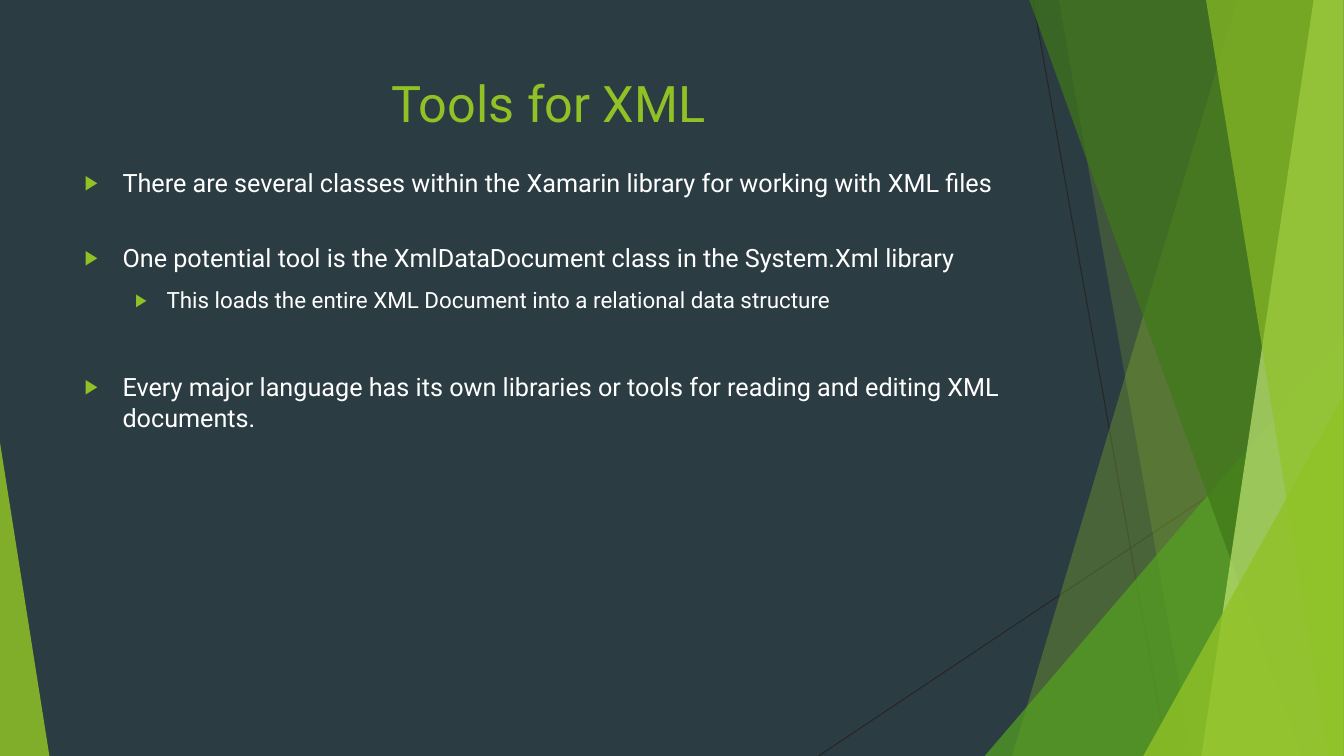
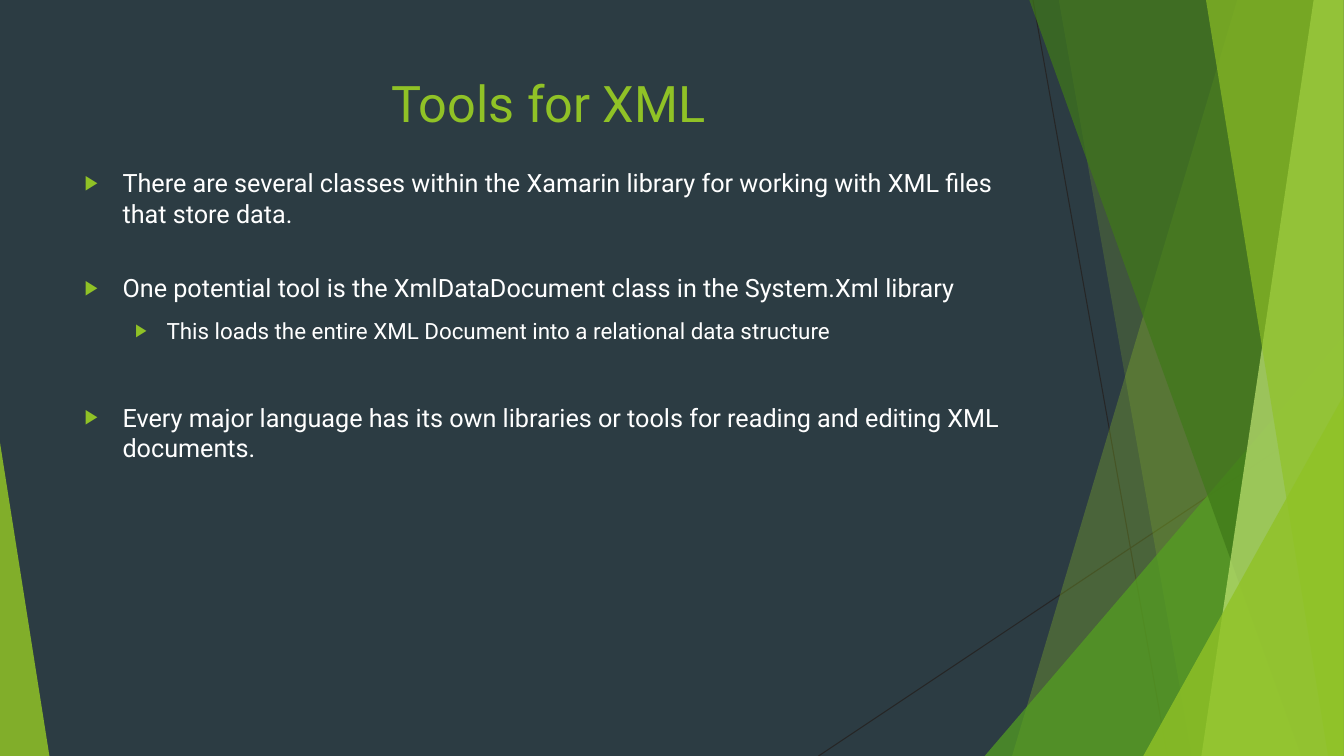
Before and after one commit to Sylvia-Olliff/XML-class, a slide deck: slide 17 of XML for Android.pptx (slide 11 before the commit). Drawn at 1344x756 pixels with LibreOffice and Linux fonts; fonts in the diff are those of the drawing. Boxes give left, top, right and bottom in pixels: in the first picture for what was removed or moved away, otherwise in the second. Text is boxed around its words. In the diff, an @@ line names an element or a change of style, - is before the commit and + after.

```diff
--- a/XML for Android.pptx
+++ b/XML for Android.pptx
@@ text at [123,173,991,224]: text changed @@
-▶ There are several classes within the Xamarin library for working with XML files
+▶ There are several classes within the Xamarin library for working with XML files that store data.
```
Also in this commit, not shown: 2 other slides changed, 8 slides added.
